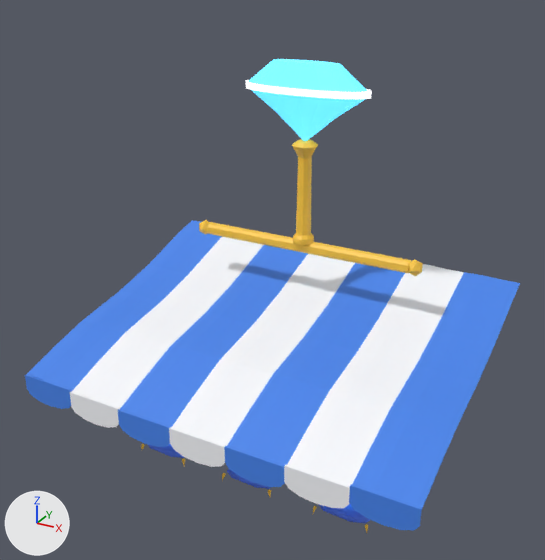
Renders of the FBX model Blender_Exports/Props/diamond_shop.fbx from each side of a commit.
One viewpoint serves both versions: a 50 mm camera at (0.1239, -0.2405, 0.2297) aimed at (-0.0011, -0.0133, 0.1161). Arrows for +X, +Y and +Z are at lower left; the lights stay in place. The first picture is the older version. Where no turn or scale is listed for an object, it has been applied to the vertices. Vertices at exactly the same position are counted once.

Names of what the first picture shows: 'diamond_shop_AwningBlue', 'diamond_shop_AwningWhite', 'diamond_shop_Cushions', 'diamond_shop_DiamondRim_Glow', 'diamond_shop_Diamond_Glow', 'diamond_shop_SignGold' and 1 more.
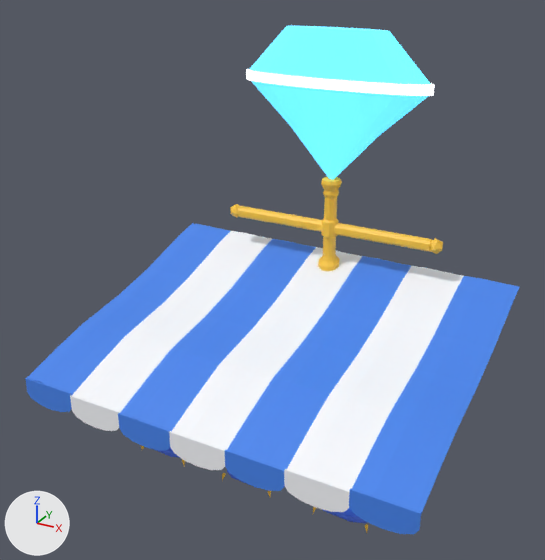
Diff of the bpy script that builds the scene:
```diff
--- a/Blender_Exports/Props/diamond_shop.fbx.py
+++ b/Blender_Exports/Props/diamond_shop.fbx.py
@@ me_diamond_shop_diamondrim_glow @@
-me_diamond_shop_diamondrim_glow.from_pydata(...)  # 64 vertices, 128 faces; spans x -0.0254..0.0254, y -0.0079..0.0079, z 0.0038..0.0062
+me_diamond_shop_diamondrim_glow.from_pydata(...)  # 64 vertices, 128 faces; spans x -0.04..0.04, y -0.0075..0.0075, z 0.0082..0.0122
+# me_diamond_shop_diamondrim_glow part 1: the whole mesh is rebuilt
 me_diamond_shop_diamondrim_glow.materials.append(mat_glow_f5f6fa)
@@ me_diamond_shop_awningwhite @@
-me_diamond_shop_awningwhite.from_pydata(...)  # 222 vertices, 420 faces; spans x -0.0557..0.0557, y -0.0682..0.0456, z 0.0695..0.1092
+me_diamond_shop_awningwhite.from_pydata(...)  # 222 vertices, 420 faces; spans x -0.0557..0.0557, y -0.0682..0.0456, z 0.068..0.1077
+# me_diamond_shop_awningwhite part 8: the whole mesh is moved by (0.0, 0.0, -0.0015)
 me_diamond_shop_awningwhite.materials.append(mat_cloth_fafbff)
@@ me_diamond_shop_diamond_glow @@
-me_diamond_shop_diamond_glow.from_pydata(...)  # 80 vertices, 156 faces; spans x -0.0245..0.0245, y -0.0076..0.0076, z -0.0144..0.0146
+me_diamond_shop_diamond_glow.from_pydata(...)  # 80 vertices, 156 faces; spans x -0.0388..0.0388, y -0.0073..0.0073, z -0.03..0.03
+# me_diamond_shop_diamond_glow part 2: 80 vertices removed from x -0.0245..0.0245, y -0.0076..0.0076, z -0.0144..0.0146; 80 vertices added at x -0.0388..0.0388, y -0.0073..0.0073, z -0.03..0.03
 me_diamond_shop_diamond_glow.materials.append(mat_glow_5fd4ff)
@@ me_diamond_shop_signgold @@
-me_diamond_shop_signgold.from_pydata(...)  # 110 vertices, 204 faces; spans x -0.0489..0.0489, y 0.0052..0.0148, z 0.1193..0.164
+me_diamond_shop_signgold.from_pydata(...)  # 170 vertices, 324 faces; spans x -0.0489..0.0489, y 0.0306..0.0394, z 0.103..0.143
+# me_diamond_shop_signgold part 3: the loose piece of 16 vertices spanning x -0.044..0.044, y 0.0077..0.0122, z 0.1198..0.1243 is moved by (0.0, 0.025, 0.0)
+# me_diamond_shop_signgold part 4: the loose piece of 12 vertices spanning x 0.0431..0.0489, y 0.0068..0.0132, z 0.1193..0.1247 is moved by (0.0, 0.025, 0.0)
+# me_diamond_shop_signgold part 5: the loose piece of 12 vertices spanning x -0.0489..-0.0431, y 0.0068..0.0132, z 0.1193..0.1247 is moved by (0.0, 0.025, 0.0)
+# me_diamond_shop_signgold part 6: a new loose piece of 130 vertices spanning x -0.0046..0.0046, y 0.0306..0.0394, z 0.103..0.143, in mat_gold_ffc93c (yellow #ffc93c)
+# me_diamond_shop_signgold part 7: the loose piece of 70 vertices spanning x -0.005..0.005, y 0.0052..0.0148, z 0.124..0.164 is deleted
 me_diamond_shop_signgold.materials.append(mat_gold_ffc93c)
@@ me_diamond_shop_awningblue @@
-me_diamond_shop_awningblue.from_pydata(...)  # 296 vertices, 560 faces; spans x -0.078..0.078, y -0.068..0.046, z 0.07..0.109
+me_diamond_shop_awningblue.from_pydata(...)  # 296 vertices, 560 faces; spans x -0.078..0.078, y -0.068..0.046, z 0.068..0.108
+# me_diamond_shop_awningblue part 9: the whole mesh is moved by (0.0, 0.0, -0.001)
 me_diamond_shop_awningblue.materials.append(mat_cloth_4785ec)
@@ ob_diamond_shop_diamondrim_glow @@
 ob_diamond_shop_diamondrim_glow = bpy.data.objects.new('diamond_shop_DiamondRim_Glow', me_diamond_shop_diamondrim_glow)
-ob_diamond_shop_diamondrim_glow.location = (0.0, 0.01, 0.178)
+ob_diamond_shop_diamondrim_glow.location = (0.0, 0.035, 0.172)
@@ ob_diamond_shop_diamond_glow @@
 ob_diamond_shop_diamond_glow = bpy.data.objects.new('diamond_shop_Diamond_Glow', me_diamond_shop_diamond_glow)
-ob_diamond_shop_diamond_glow.location = (0.0, 0.01, 0.178)
+ob_diamond_shop_diamond_glow.location = (0.0, 0.035, 0.172)
```

Location of each change, [x1, y1, x2, y2] in pixels of the pictures (545 x 560 px; the box of a moved part takes in the faces that stretch with it):
'diamond_shop_AwningBlue', moved
    before: [25, 220, 520, 530]
    after: [25, 223, 520, 534]
'diamond_shop_AwningWhite', moved
    before: [70, 237, 464, 508]
    after: [70, 231, 464, 512]
'diamond_shop_Diamond_Glow', reshaped, moved (53% wider, 86% taller)
    before: [249, 59, 367, 141]
    after: [250, 26, 431, 179]
'diamond_shop_SignGold', reshaped (31% shorter)
    before: [199, 139, 423, 276]
    after: [230, 177, 443, 271]
'diamond_shop_DiamondRim_Glow', reshaped, moved (50% wider, 40% taller)
    before: [246, 80, 372, 99]
    after: [246, 69, 435, 96]
part 3 of me_diamond_shop_signgold, moved or reshaped
    before: [207, 222, 411, 273]
    after: [238, 206, 432, 252]
part 4 of me_diamond_shop_signgold, moved or reshaped
    before: [408, 259, 423, 276]
    after: [429, 238, 443, 254]
part 5 of me_diamond_shop_signgold, moved or reshaped
    before: [199, 220, 210, 234]
    after: [230, 204, 240, 218]
part 6 of me_diamond_shop_signgold, added (yellow)
    after: [318, 177, 342, 271]
part 7 of me_diamond_shop_signgold, deleted (yellow)
    before: [292, 139, 318, 245]
